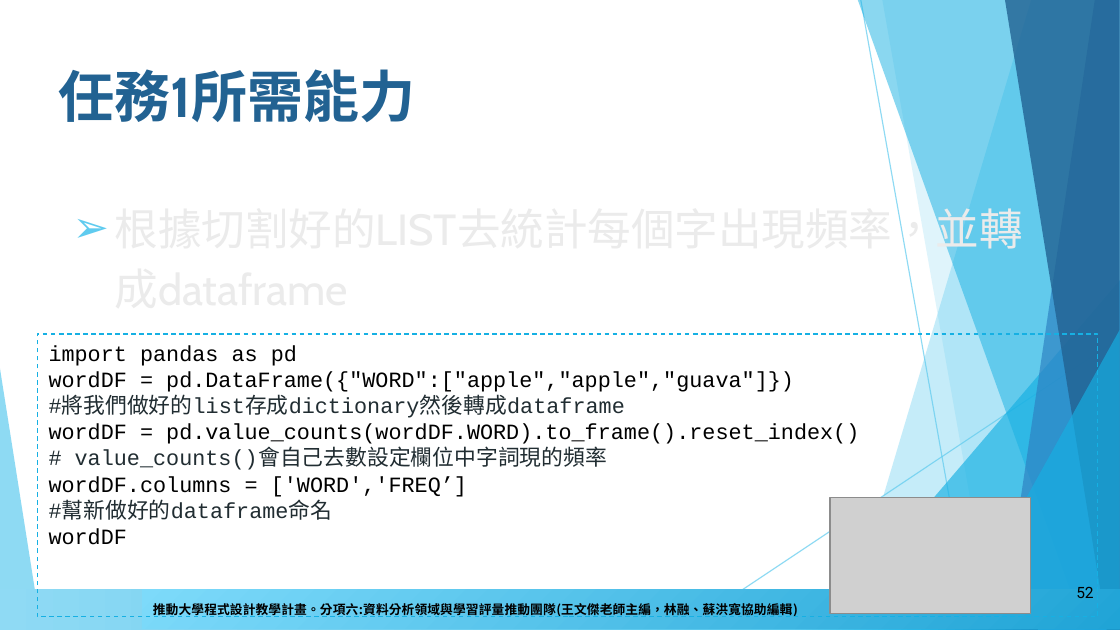
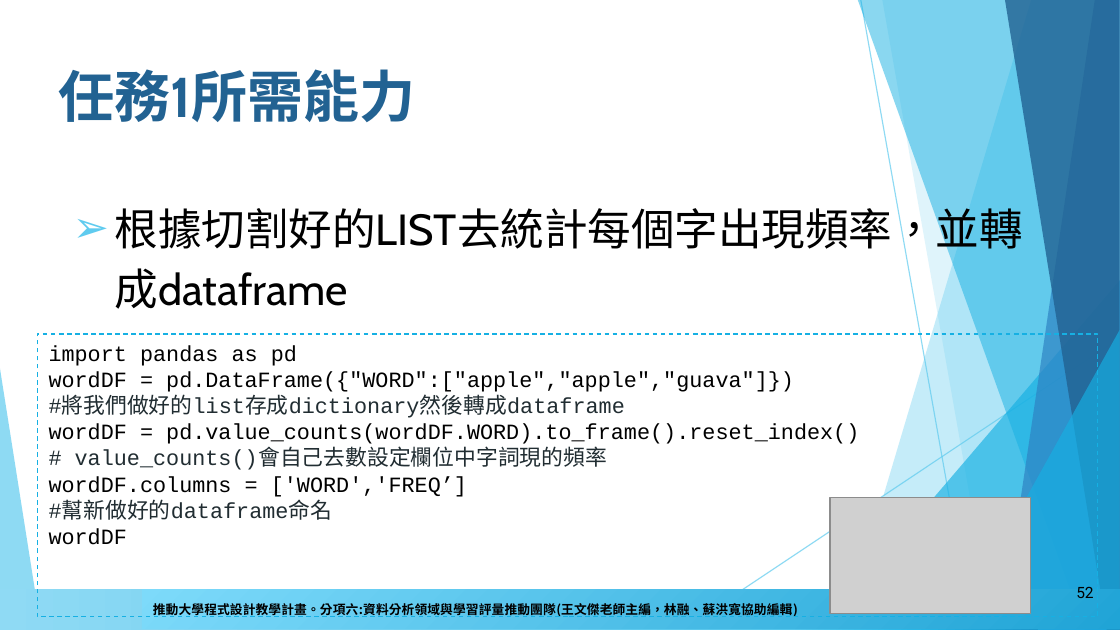
Before and after one commit to howardsukuan/textual-data-analysis-python, a slide deck: slide 52 of week01/文本分析與程式設計Week01.pptx. Drawn at 1120x630 pixels with LibreOffice and Linux fonts; fonts in the diff are those of the drawing; grey boxes stand for pictures; background and template pictures are left out. Boxes give left, top, right and bottom in pixels: in the first picture for what was removed or moved away, otherwise in the second. Text is boxed around its words. In the diff, an @@ line names an element or a change of style, - is before the commit and + after.

```diff
--- a/week01/文本分析與程式設計Week01.pptx
+++ b/week01/文本分析與程式設計Week01.pptx
@@ text "根據切割好的LIST去統計每個字出現頻率，並轉成dataframe" at (115,200,1023,309): text colour #EBEBEB to #000000 @@
```
Also in this commit, not shown: 3 other slides changed, 1 other file.
